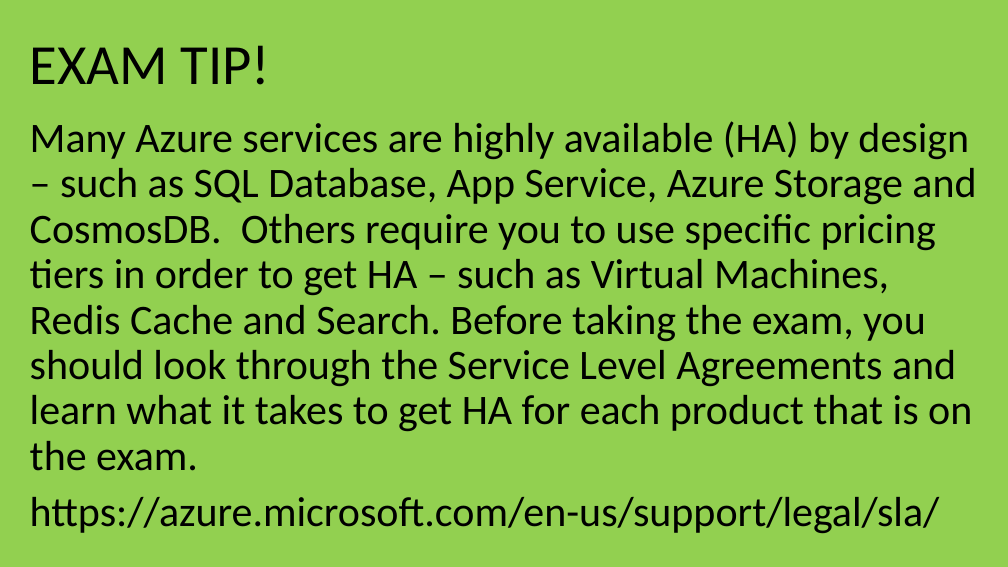
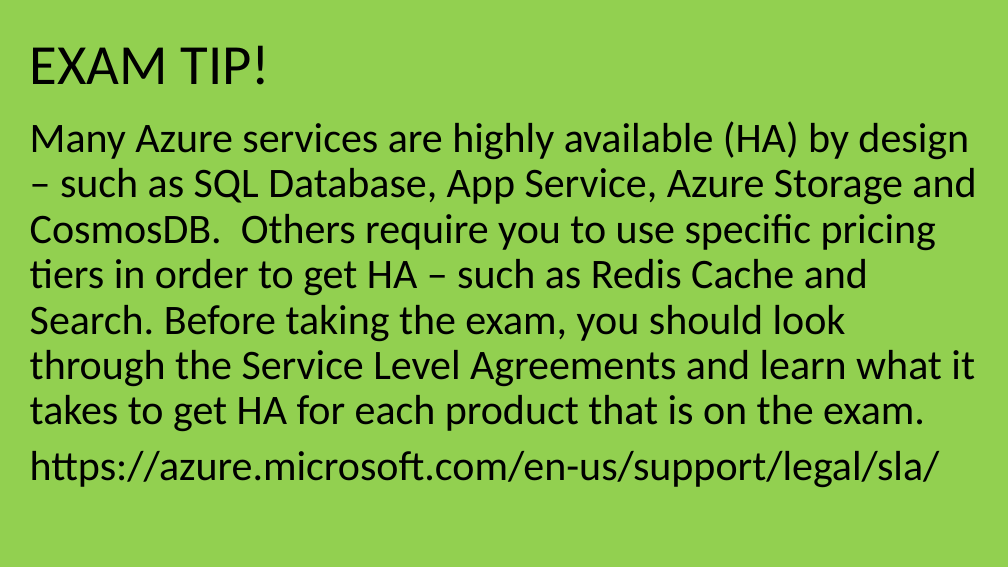
Before and after one commit to guruskill/70-535, a slide deck: slide 24 of Presentations/2018-07-23-CedarRapids/70-535-Design Solutions-by-using-Platform-Services-Part1.pptx (slide 23 before the commit). Drawn at 1008x567 pixels with LibreOffice and Linux fonts; fonts in the diff are those of the drawing. Boxes give left, top, right and bottom in pixels: in the first picture for what was removed or moved away, otherwise in the second. Text is boxed around its words. In the diff, an @@ line names an element or a change of style, - is before the commit and + after.

```diff
--- a/Presentations/2018-07-23-CedarRapids/70-535-Design Solutions-by-using-Platform-Services-Part1.pptx
+++ b/Presentations/2018-07-23-CedarRapids/70-535-Design Solutions-by-using-Platform-Services-Part1.pptx
@@ text at (30, 121, 976, 432): text changed @@
-Many Azure services are highly available (HA) by design – such as SQL Database, App Service, Azure Storage and CosmosDB. Others require you to use specific pricing tiers in order to get HA – such as Virtual Machines, Redis Cache and Search. Before taking the exam, you should look through the Service Level Agreements and learn what it takes to get HA for each product that is on the exam.
+Many Azure services are highly available (HA) by design – such as SQL Database, App Service, Azure Storage and CosmosDB. Others require you to use specific pricing tiers in order to get HA – such as Redis Cache and Search. Before taking the exam, you should look through the Service Level Agreements and learn what it takes to get HA for each product that is on the exam.
```
Also in this commit, not shown: 1 other slide changed, 1 slide added.
